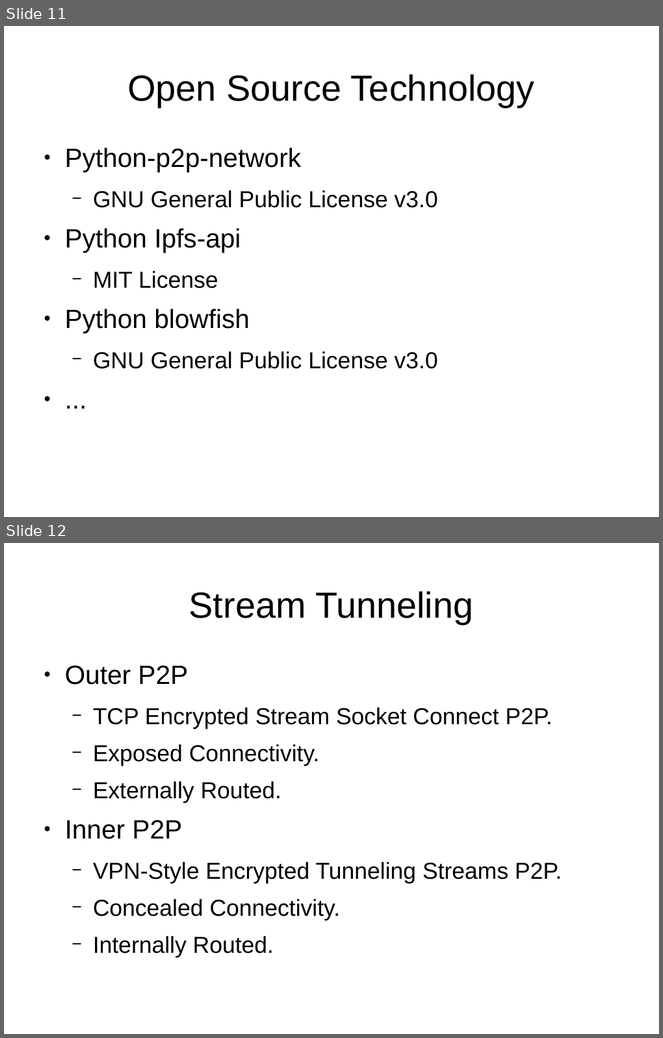
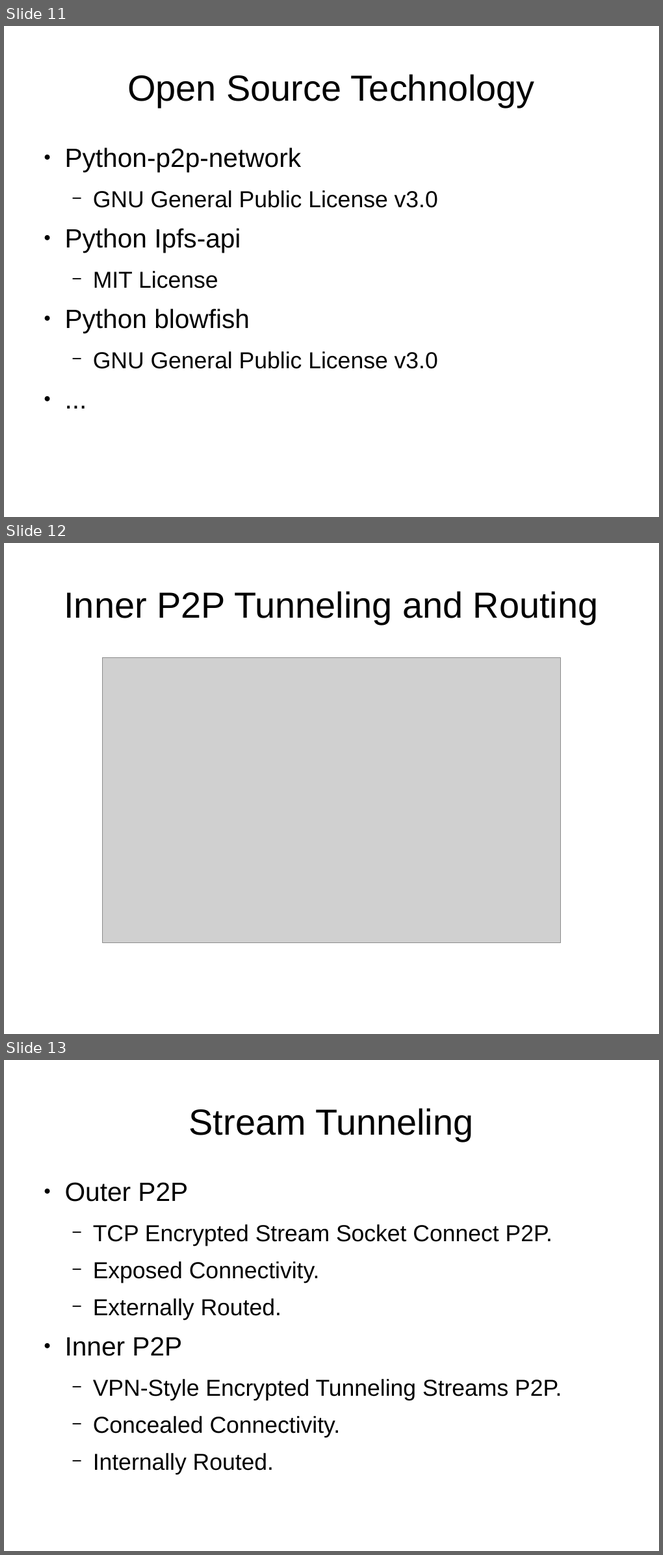
Before and after one commit to 8bitgeek/hive, a slide deck: docs/hive-slides.odp. Shown one above the other, each under a label of ours: slides 11 and 12 before the commit, slides 11, 12 and 13 after it. The pictures are 663x1038 and 663x1555 pixels, drawn with LibreOffice and Linux fonts; fonts in the diff are those of the drawing; grey boxes stand for pictures; background and template pictures are left out. Boxes give left, top, right and bottom in pixels: in the first picture for what was removed or moved away, otherwise in the second. Text is boxed around its words. In the diff, an @@ line names an element or a change of style, - is before the commit and + after.

Commit message:
show tech preview slides some love

```diff
--- a/docs/hive-slides.odp
+++ b/docs/hive-slides.odp
@@ slide 12 added at [4, 543, 659, 1034], background #FFFFFF @@
@@ title added at [64, 591, 598, 624], 44 pt, text #000000 @@
+Inner P2P Tunneling and Routing
@@ picture added at [103, 658, 561, 943] @@
@@ what was slide 12 is now slide 13 @@
```
